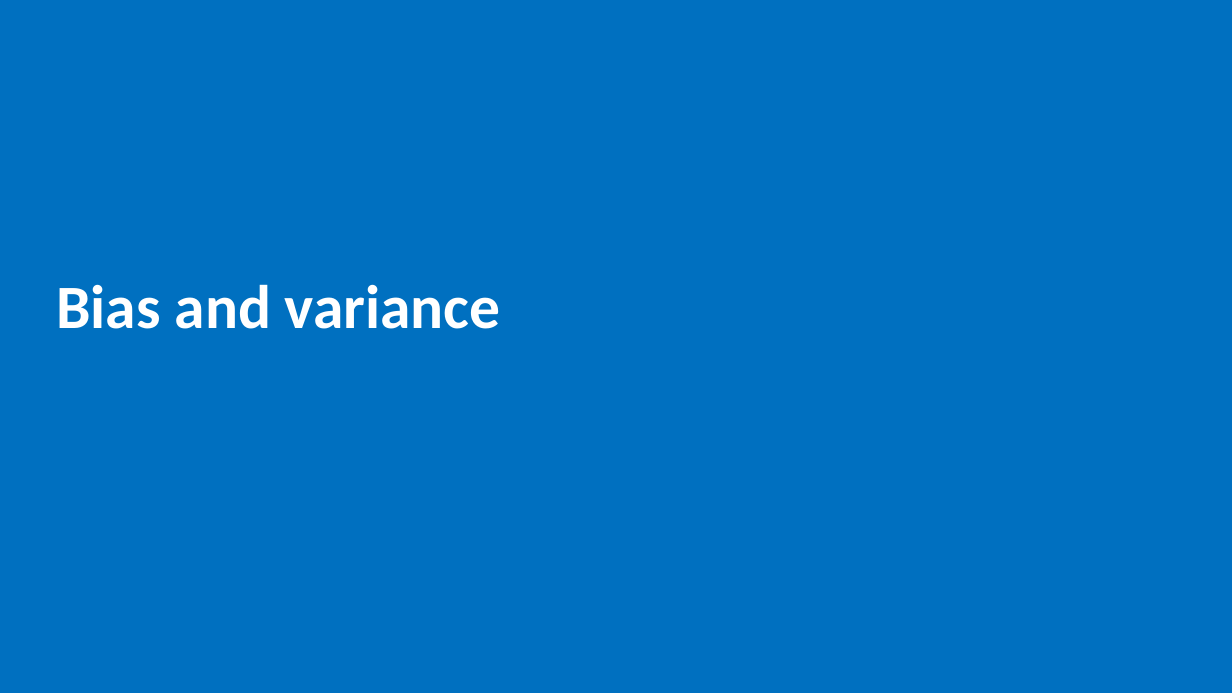
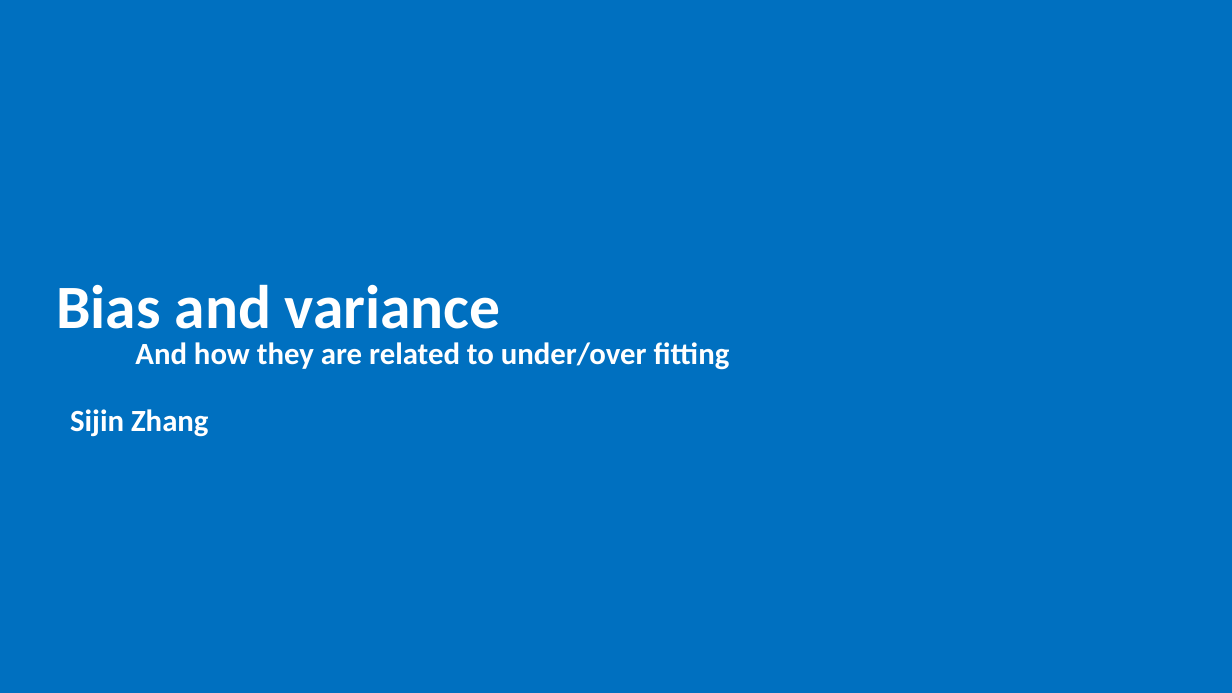
Before and after one commit to jzanetti/Sijin_ML, a slide deck: slide 1 of docs/source/evaluation/slides/bias_and_variance.pptx. Drawn at 1232x693 pixels with LibreOffice and Linux fonts; fonts in the diff are those of the drawing. Boxes give left, top, right and bottom in pixels: in the first picture for what was removed or moved away, otherwise in the second. Text is boxed around its words. In the diff, an @@ line names an element or a change of style, - is before the commit and + after.

```diff
--- a/docs/source/evaluation/slides/bias_and_variance.pptx
+++ b/docs/source/evaluation/slides/bias_and_variance.pptx
@@ text added at [135, 342, 730, 370], 24 pt, text #FFFFFF, bold @@
+And how they are related to under/over fitting
@@ text added at [70, 409, 209, 437], 24 pt, text #FFFFFF, bold @@
+Sijin Zhang
```
Also in this commit, not shown: 24 slides added.
